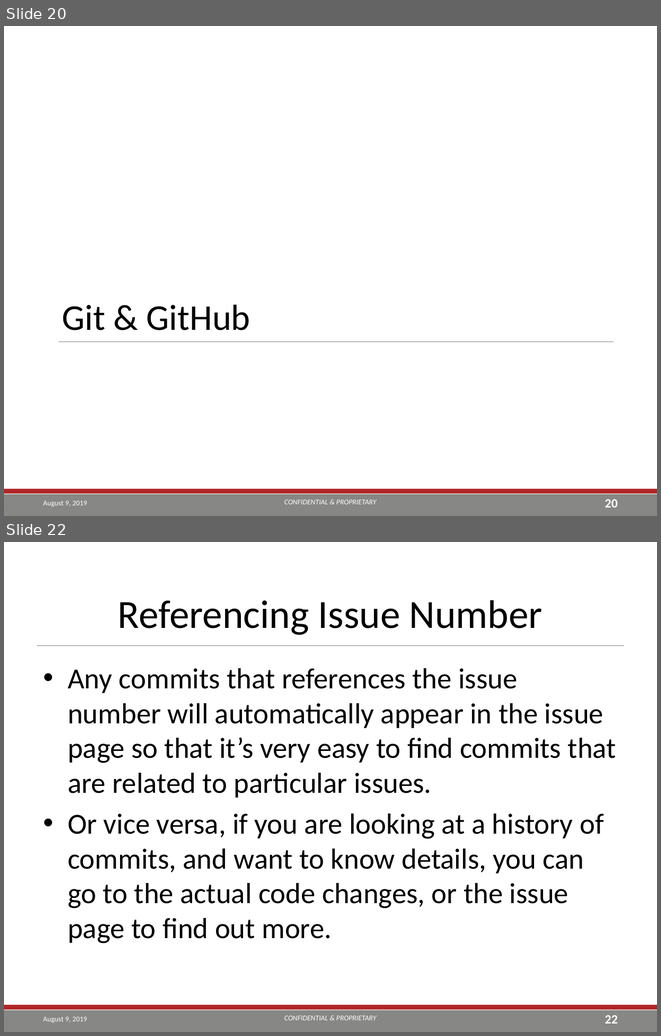
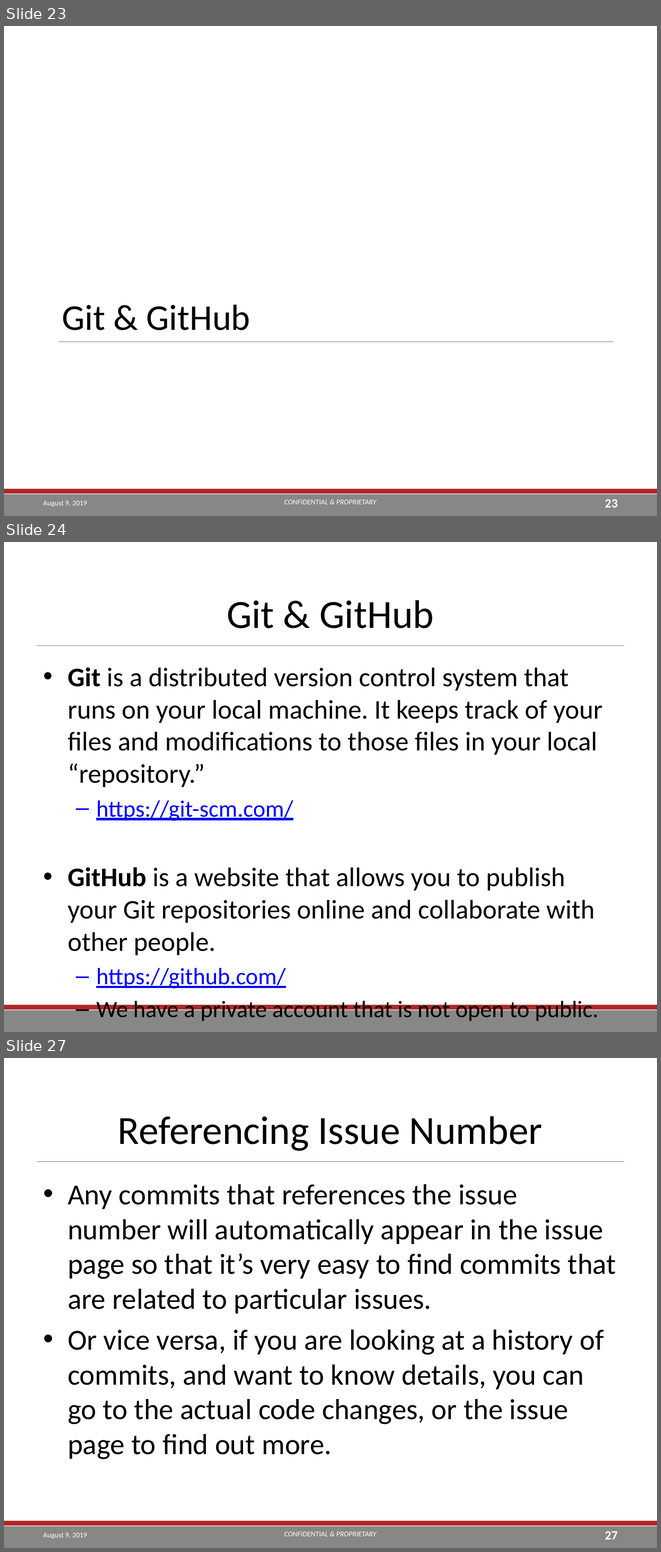
Before and after one commit to TEA-Analytics/ShinyWorkshop, a slide deck: Day 2.pptx. Shown one above the other, each under a label of ours: slides 20 and 22 before the commit, slides 23, 24 and 27 after it; the slides between them are not shown. The pictures are 661x1036 and 661x1552 pixels, drawn with LibreOffice and Linux fonts; fonts in the diff are those of the drawing; background and template pictures are left out. Boxes give left, top, right and bottom in pixels: in the first picture for what was removed or moved away, otherwise in the second. Text is boxed around its words. In the diff, an @@ line names an element or a change of style, - is before the commit and + after.

```diff
--- a/Day 2.pptx
+++ b/Day 2.pptx
@@ slide 24 added at [4, 542, 657, 1032], background #FFFFFF; not listed: 3 template elements that a slide beside it also shows @@
@@ title added at [227, 600, 434, 628], 44 pt, text #000000 @@
+Git & GitHub
@@ text added at [68, 667, 602, 1021], 29.6 pt, text #000000 @@
+• Git is a distributed version control system that runs on your local machine. It keeps track of your files and modifications to those files in your local “repository.”
+  – https://git-scm.com/
+• GitHub is a website that allows you to publish your Git repositories online and collaborate with other people.
+  – https://github.com/
+  – We have a private account that is not open to public.
@@ what was slide 20 is now slide 23 @@
@@ page number at [605, 499, 618, 507]: text changed @@
-20
+23
@@ what was slide 22 is now slide 27 @@
@@ page number at [605, 1531, 618, 1539]: text changed @@
-22
+27
```
Also in this commit, not shown: 6 slides changed, 2 other slides added, 1 slide removed, 2 other files.
